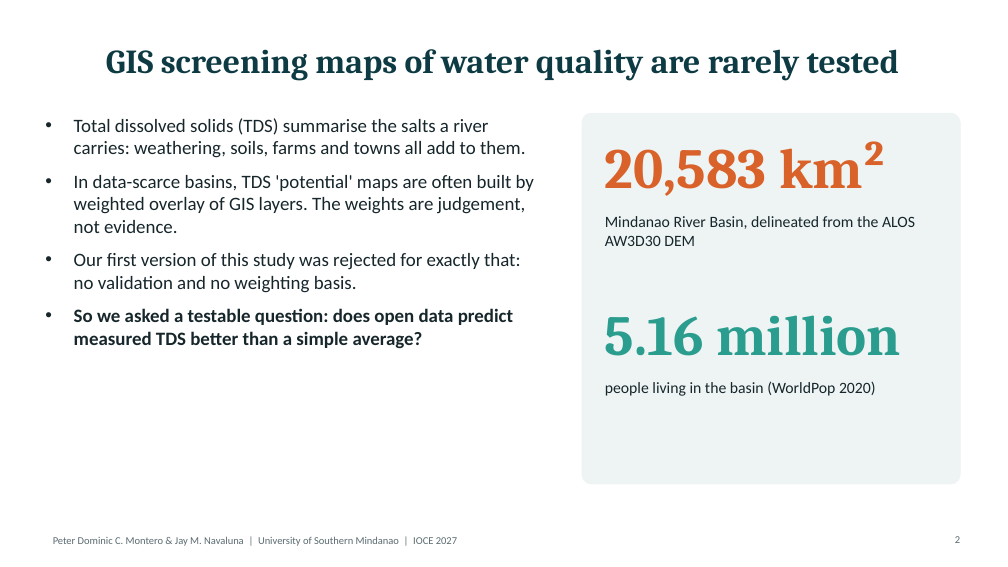
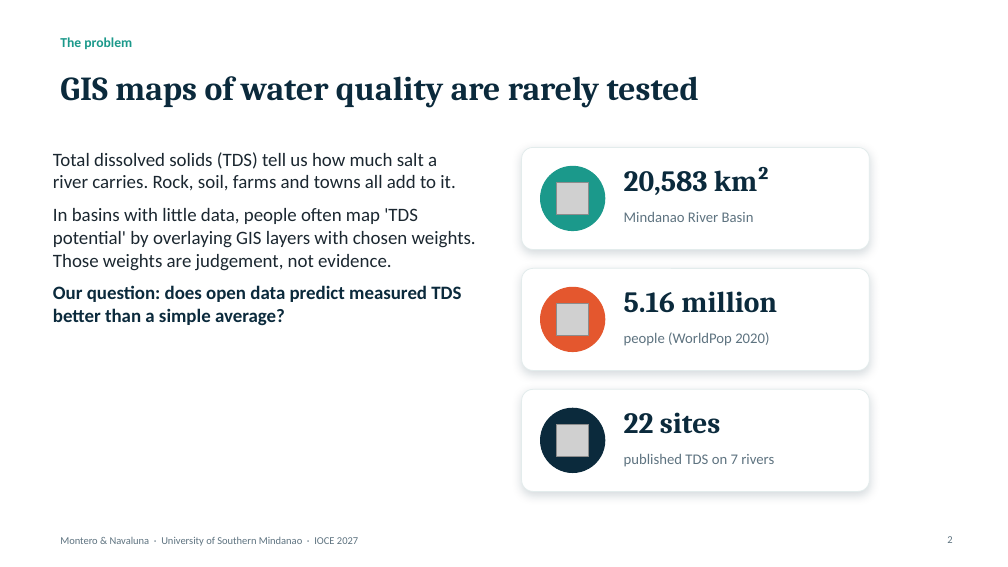
Before and after one commit to monteropeterdominic-arch/Mindanao-Basin-TDSPM, a slide deck: slide 2 of presentation/Montero_Navaluna_IOCE2027_slides.pptx. Drawn at 1008x567 pixels with LibreOffice and Linux fonts; fonts in the diff are those of the drawing; grey boxes stand for pictures; background and template pictures are left out. Boxes give left, top, right and bottom in pixels: in the first picture for what was removed or moved away, otherwise in the second. Text is boxed around its words. In the diff, an @@ line names an element or a change of style, - is before the commit and + after.

Commit message:
Redesign IOCE 2027 slides and poster (river-line art)

```diff
--- a/presentation/Montero_Navaluna_IOCE2027_slides.pptx
+++ b/presentation/Montero_Navaluna_IOCE2027_slides.pptx
@@ text added at (x1=60, y1=37, x2=132, y2=49), 13 pt, text #1B998B, bold @@
+The problem
@@ title at (x1=60, y1=76, x2=699, y2=108): text changed; text colour #0E3B43 to #0B2A3C @@
-GIS screening maps of water quality are rarely tested
+GIS maps of water quality are rarely tested
@@ rounded rectangle removed at (x1=582, y1=113, x2=960, y2=484) @@
@@ rounded rectangle added at (x1=522, y1=147, x2=870, y2=250), fill #FFFFFF, outline #E3ECEC 0.75 pt @@
@@ text at (x1=53, y1=152, x2=476, y2=326): text changed; text colour #16262B to #1B2730 @@
-• Total dissolved solids (TDS) summarise the salts a river carries: weathering, soils, farms and towns all add to them.
-• In data-scarce basins, TDS 'potential' maps are often built by weighted overlay of GIS layers. The weights are judgement, not evidence.
-• Our first version of this study was rejected for exactly that: no validation and no weighting basis.
-• So we asked a testable question: does open data predict measured TDS better than a simple average?
+Total dissolved solids (TDS) tell us how much salt a river carries. Rock, soil, farms and towns all add to it.
+In basins with little data, people often map 'TDS potential' by overlaying GIS layers with chosen weights. Those weights are judgement, not evidence.
+Our question: does open data predict measured TDS better than a simple average?
@@ ellipse added at (x1=541, y1=166, x2=605, y2=231), fill #1B998B, outline #1B998B 1 pt @@
@@ text "20,583 km²" moved from (x1=605, y1=141, x2=887, y2=196) to (x1=624, y1=167, x2=770, y2=195) @@
@@ text "20,583 km²" at (x1=624, y1=167, x2=770, y2=195): size 54 to 28 pt, text colour #D9622B to #0B2A3C @@
@@ picture added at (x1=557, y1=182, x2=588, y2=214) @@
@@ text at (x1=624, y1=212, x2=754, y2=222): text changed; size 15 to 14 pt; text colour #16262B to #5E7380 @@
-Mindanao River Basin, delineated from the ALOS AW3D30 DEM
+Mindanao River Basin
@@ rounded rectangle added at (x1=522, y1=268, x2=870, y2=371), fill #FFFFFF, outline #E3ECEC 0.75 pt @@
@@ ellipse added at (x1=541, y1=287, x2=605, y2=352), fill #E4572E, outline #E4572E 1 pt @@
@@ text "5.16 million" moved from (x1=605, y1=315, x2=901, y2=356) to (x1=624, y1=291, x2=777, y2=313) @@
@@ text "5.16 million" at (x1=624, y1=291, x2=777, y2=313): size 54 to 28 pt, text colour #2A9D8F to #0B2A3C @@
@@ picture added at (x1=557, y1=303, x2=588, y2=335) @@
@@ text at (x1=624, y1=332, x2=769, y2=346): text changed; size 15 to 14 pt; text colour #16262B to #5E7380 @@
-people living in the basin (WorldPop 2020)
+people (WorldPop 2020)
@@ rounded rectangle added at (x1=522, y1=389, x2=870, y2=492), fill #FFFFFF, outline #E3ECEC 0.75 pt @@
@@ ellipse added at (x1=541, y1=408, x2=605, y2=473), fill #0B2A3C, outline #0B2A3C 1 pt @@
@@ text added at (x1=624, y1=412, x2=720, y2=434), 28 pt, text #0B2A3C, bold @@
+22 sites
@@ picture added at (x1=557, y1=424, x2=588, y2=456) @@
@@ text added at (x1=624, y1=454, x2=774, y2=467), 14 pt, text #5E7380 @@
+published TDS on 7 rivers
@@ text at (x1=60, y1=537, x2=358, y2=546): text changed; text colour #5B6B70 to #5E7380 @@
-Peter Dominic C. Montero & Jay M. Navaluna | University of Southern Mindanao | IOCE 2027
+Montero & Navaluna · University of Southern Mindanao · IOCE 2027
@@ page number at (x1=947, y1=536, x2=952, y2=543): text colour #5B6B70 to #5E7380 @@
```
Also in this commit, not shown: 12 other slides changed, 1 slide removed, 28 other files.
